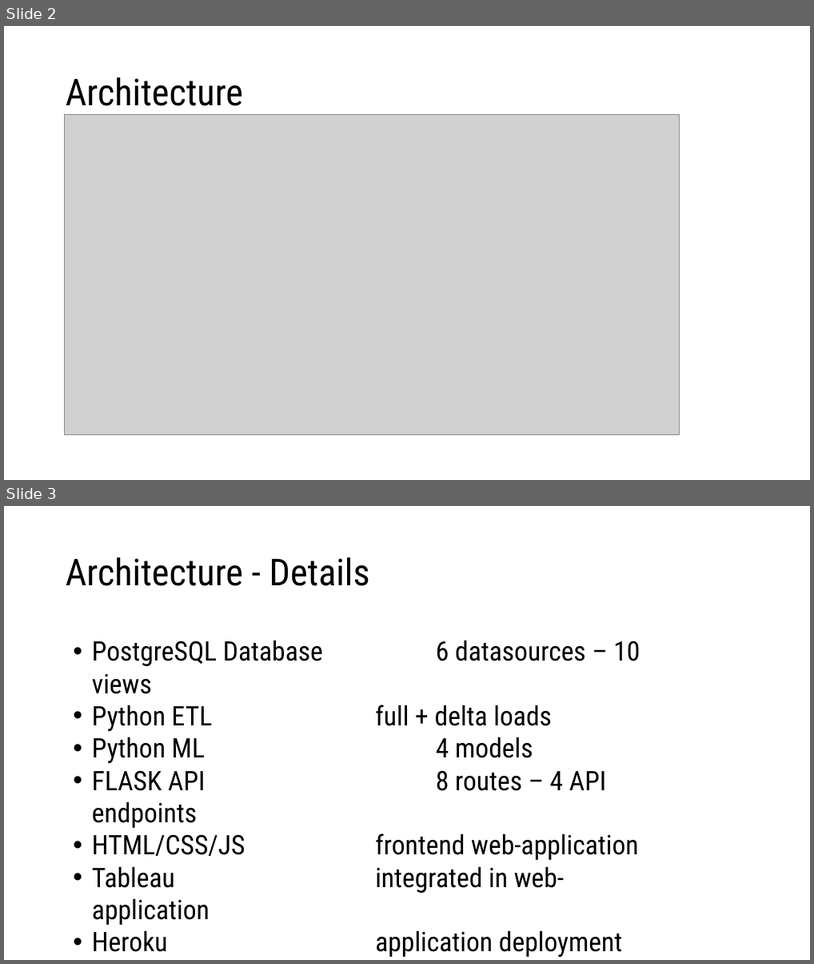
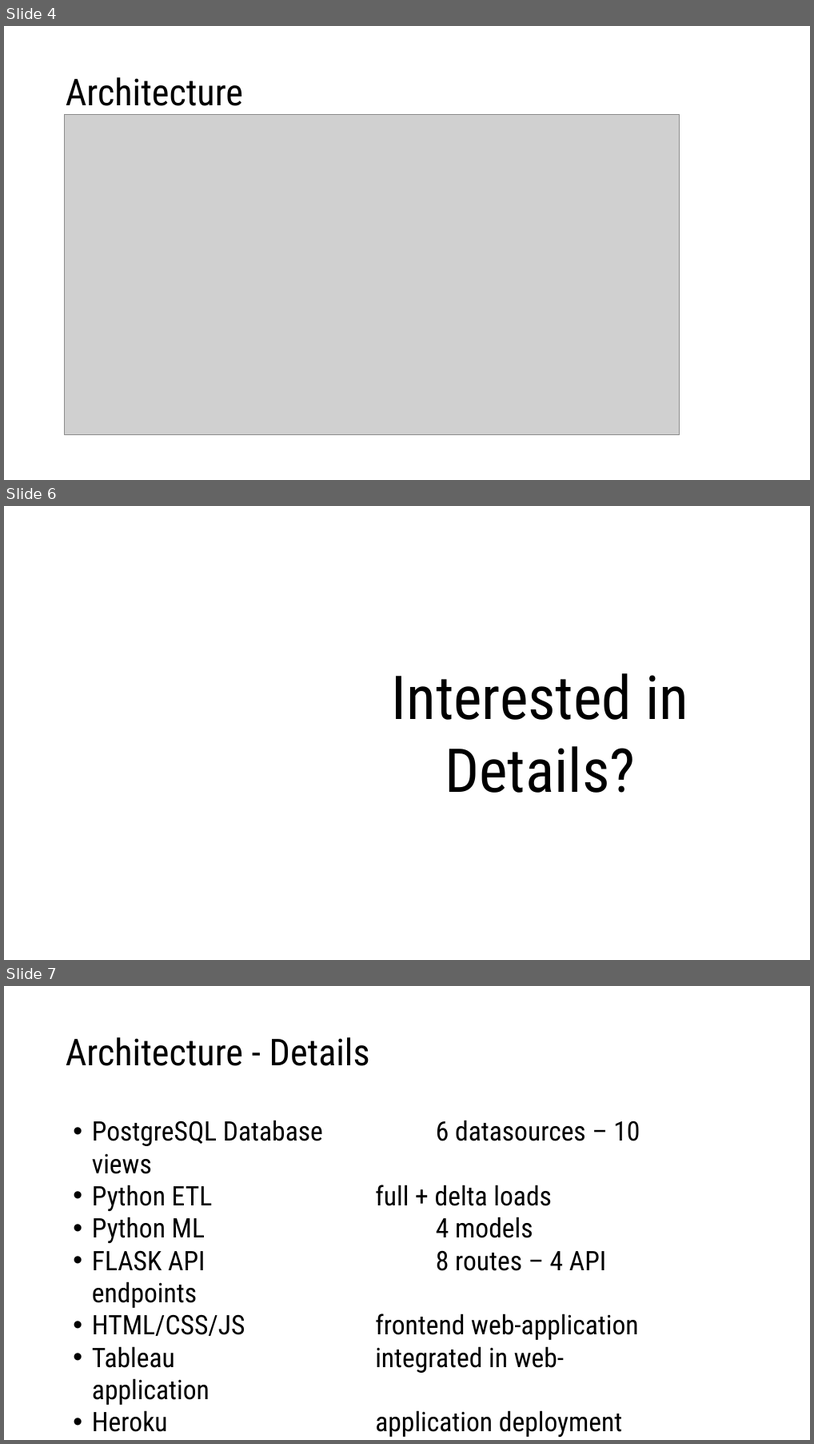
Before and after one commit to DutchDS/Final-Project, a slide deck: Excel and Powerpoints/Demo Day Presentation.pptx. Shown one above the other, each under a label of ours: slides 2 and 3 before the commit, slides 4, 6 and 7 after it; the slides between them are not shown. The pictures are 814x964 and 814x1444 pixels, drawn with LibreOffice and Linux fonts; fonts in the diff are those of the drawing; grey boxes stand for pictures; background and template pictures are left out. Boxes give left, top, right and bottom in pixels: in the first picture for what was removed or moved away, otherwise in the second. Text is boxed around its words. In the diff, an @@ line names an element or a change of style, - is before the commit and + after.

```diff
--- a/Excel and Powerpoints/Demo Day Presentation.pptx
+++ b/Excel and Powerpoints/Demo Day Presentation.pptx
@@ slide 6 added at (x1=4, y1=506, x2=810, y2=960), background picture (left out) @@
@@ text added at (x1=392, y1=673, x2=689, y2=792), 72 pt, text #000000 @@
+Interested in Details?
@@ what was slide 2 is now slide 4 @@
@@ what was slide 3 is now slide 7 @@
```
Also in this commit, not shown: 1 slide changed, 3 other slides added, 1 slide removed, 8 other files.
